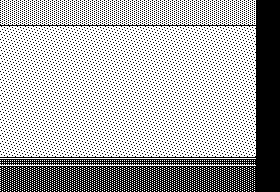
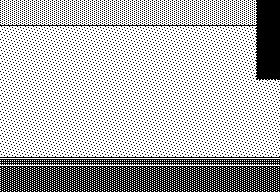
Layer changes from the first 280 × 192 image to the second:
painted on "background1.png" over [256, 2, 280, 192]
